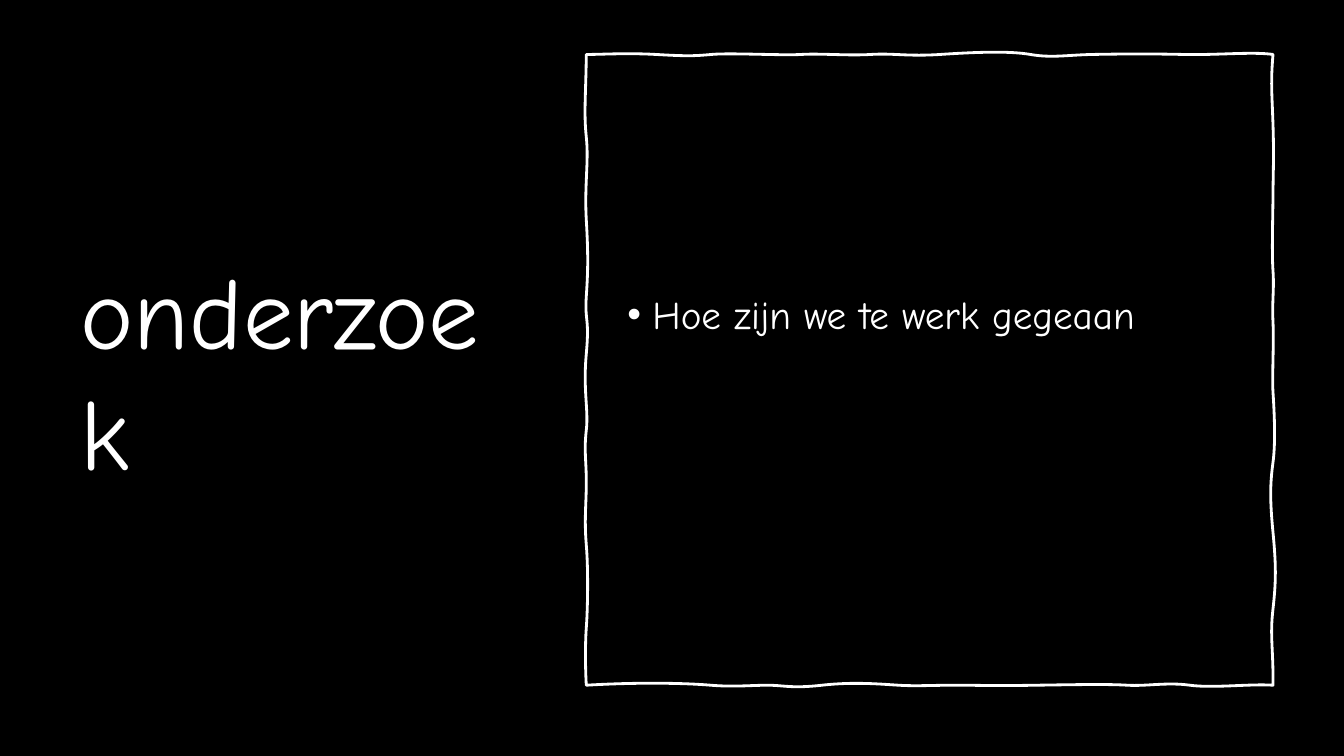
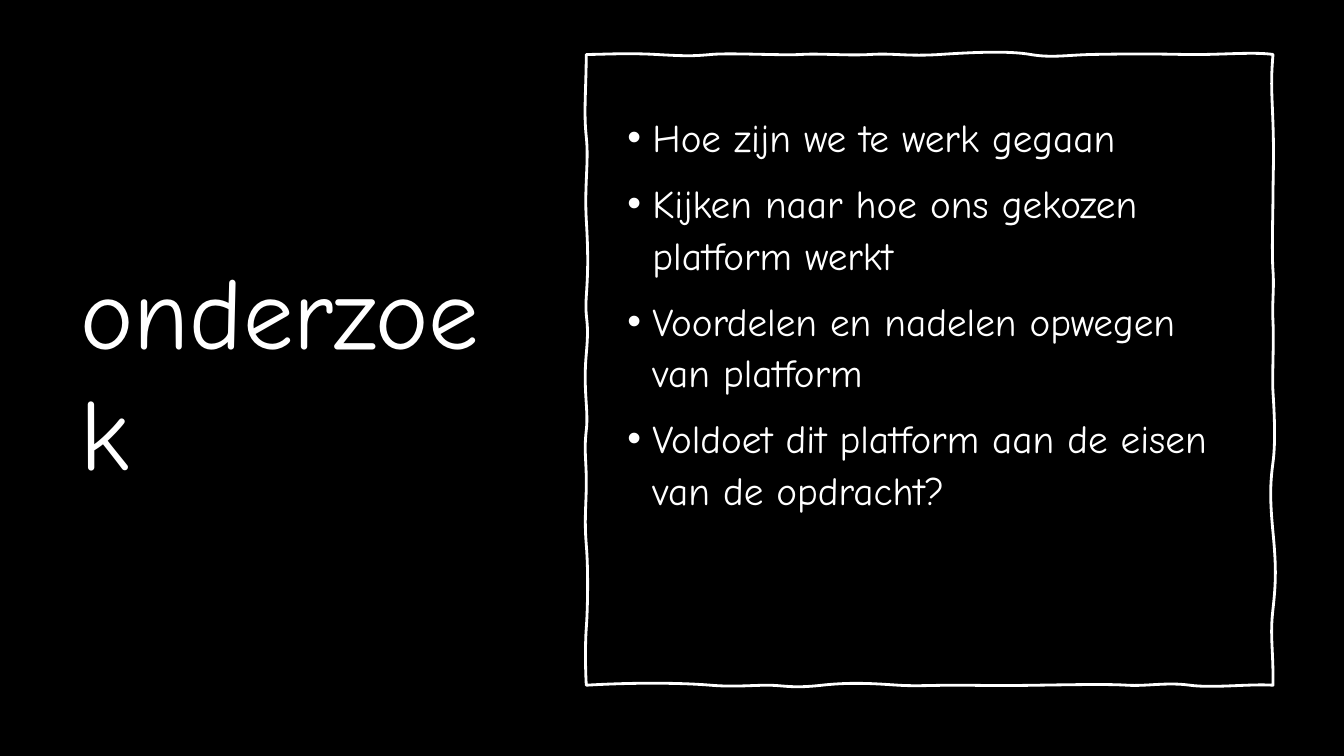
Before and after one commit to CcharlotteHh/legacy, a slide deck: slide 4 of documenten/Advies e-commerce platform opdracht.pptx. Drawn at 1344x756 pixels with LibreOffice and Linux fonts; fonts in the diff are those of the drawing; background and template pictures are left out. Boxes give left, top, right and bottom in pixels: in the first picture for what was removed or moved away, otherwise in the second. Text is boxed around its words. In the diff, an @@ line names an element or a change of style, - is before the commit and + after.

```diff
--- a/documenten/Advies e-commerce platform opdracht.pptx
+++ b/documenten/Advies e-commerce platform opdracht.pptx
@@ text at (652, 125, 1207, 513): text changed @@
-• Hoe zijn we te werk gegeaan
+• Hoe zijn we te werk gegaan
+• Kijken naar hoe ons gekozen platform werkt
+• Voordelen en nadelen opwegen van platform
+• Voldoet dit platform aan de eisen van de opdracht?
```
Also in this commit, not shown: 3 other slides changed, 2 slides added, 2 other files.
